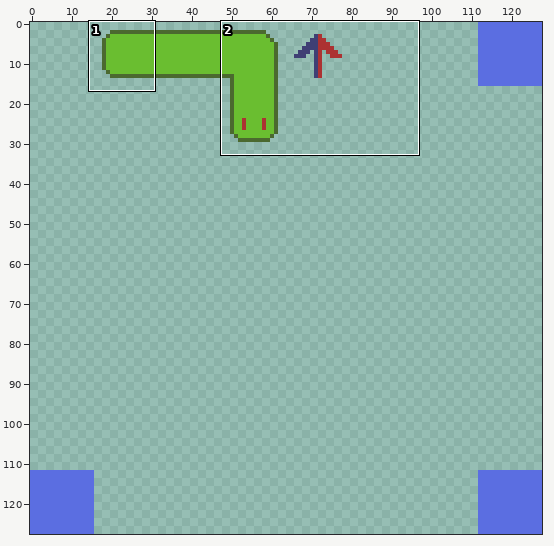
Two states of a pixel-art file, src/commonMain/resources/tiles.ase. The picture above shows the old version from afar; the outline marks the close-up.
Close-up. The starting point:
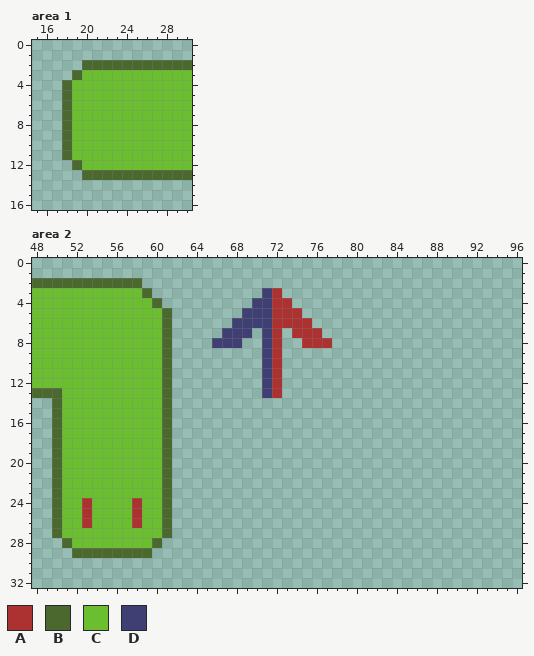
128x128 pixels, 1 frame. Shown: area 1: x 15..30, y 0..16; area 2: x 48..96, y 0..32.
Palette (. is transparent): A #ac3232  B #4b692f  C #6abe30  D #3f3f74
Pixels before, area 1, first column x 18:
 2 ..BBBBBBBBBBB
 3 .BCCCCCCCCCCC
 4 BCCCCCCCCCCCC
 5 BCCCCCCCCCCCC
 6 BCCCCCCCCCCCC
 7 BCCCCCCCCCCCC
 8 BCCCCCCCCCCCC
 9 BCCCCCCCCCCCC
10 BCCCCCCCCCCCC
11 BCCCCCCCCCCCC
12 .BCCCCCCCCCCC
13 ..BBBBBBBBBBB
Pixels before, area 2, first column x 48:
 2 BBBBBBBBBBB...................
 3 CCCCCCCCCCCB...........DA.....
 4 CCCCCCCCCCCCB.........DDAA....
 5 CCCCCCCCCCCCCB.......DDDAAA...
 6 CCCCCCCCCCCCCB......DDDDAAAA..
 7 CCCCCCCCCCCCCB.....DDD.DA.AAA.
 8 CCCCCCCCCCCCCB....DDD..DA..AAA
 9 CCCCCCCCCCCCCB.........DA.....
10 CCCCCCCCCCCCCB.........DA.....
11 CCCCCCCCCCCCCB.........DA.....
12 CCCCCCCCCCCCCB.........DA.....
13 BBBCCCCCCCCCCB.........DA.....
14 ..BCCCCCCCCCCB................
15 ..BCCCCCCCCCCB................
16 ..BCCCCCCCCCCB................
17 ..BCCCCCCCCCCB................
18 ..BCCCCCCCCCCB................
19 ..BCCCCCCCCCCB................
20 ..BCCCCCCCCCCB................
21 ..BCCCCCCCCCCB................
22 ..BCCCCCCCCCCB................
23 ..BCCCCCCCCCCB................
24 ..BCCACCCCACCB................
25 ..BCCACCCCACCB................
26 ..BCCACCCCACCB................
27 ..BCCCCCCCCCCB................
28 ...BCCCCCCCCB.................
29 ....BBBBBBBB..................
After the commit:
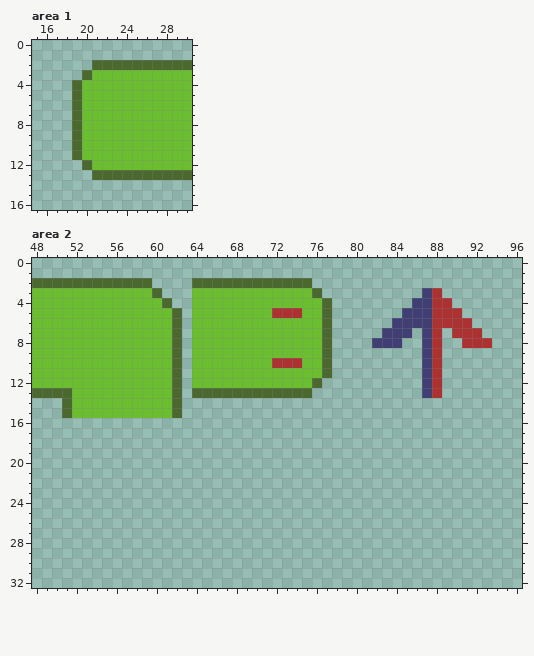
Edits made:
{"where": "area 1"}
{"y":2,"x":20,"old":"B","new":"."}
{"y":3,"x":19,"old":"BC","new":".B"}
{"y":4,"x":18,"old":"BC","new":".B"}
{"y":5,"x":18,"old":"BC","new":".B"}
{"y":6,"x":18,"old":"BC","new":".B"}
{"y":7,"x":18,"old":"BC","new":".B"}
{"y":8,"x":18,"old":"BC","new":".B"}
{"y":9,"x":18,"old":"BC","new":".B"}
{"y":10,"x":18,"old":"BC","new":".B"}
{"y":11,"x":18,"old":"BC","new":".B"}
{"y":12,"x":19,"old":"BC","new":".B"}
{"y":13,"x":20,"old":"B","new":"."}
{"where": "area 2"}
{"y":2,"x":59,"old":".","new":"B"}
{"y":2,"x":64,"old":"............","new":"BBBBBBBBBBBB"}
{"y":3,"x":59,"old":"B.","new":"CB"}
{"y":3,"x":64,"old":".......DA....","new":"CCCCCCCCCCCCB"}
{"y":3,"x":87,"old":"..","new":"DA"}
{"y":4,"x":60,"old":"B.","new":"CB"}
{"y":4,"x":64,"old":"......DDAA....","new":"CCCCCCCCCCCCCB"}
{"y":4,"x":86,"old":"....","new":"DDAA"}
{"y":5,"x":61,"old":"B.","new":"CB"}
{"y":5,"x":64,"old":".....DDD","new":"CCCCCCCC"}
{"y":5,"x":75,"old":"...","new":"CCB"}
{"y":5,"x":85,"old":"......","new":"DDDAAA"}
{"y":6,"x":61,"old":"B.","new":"CB"}
{"y":6,"x":64,"old":"....DDDDAAAA..","new":"CCCCCCCCCCCCCB"}
{"y":6,"x":84,"old":"........","new":"DDDDAAAA"}
{"y":7,"x":61,"old":"B.","new":"CB"}
{"y":7,"x":64,"old":"...DDD.DA.AAA.","new":"CCCCCCCCCCCCCB"}
{"y":7,"x":83,"old":"...","new":"DDD"}
{"y":7,"x":87,"old":"..","new":"DA"}
{"y":7,"x":90,"old":"...","new":"AAA"}
{"y":8,"x":61,"old":"B.","new":"CB"}
{"y":8,"x":64,"old":"..DDD..DA..AAA","new":"CCCCCCCCCCCCCB"}
{"y":8,"x":82,"old":"...","new":"DDD"}
{"y":8,"x":87,"old":"..","new":"DA"}
{"y":8,"x":91,"old":"...","new":"AAA"}
{"y":9,"x":61,"old":"B.","new":"CB"}
{"y":9,"x":64,"old":".......DA.....","new":"CCCCCCCCCCCCCB"}
{"y":9,"x":87,"old":"..","new":"DA"}
{"y":10,"x":61,"old":"B.","new":"CB"}
{"y":10,"x":64,"old":".......D","new":"CCCCCCCC"}
{"y":10,"x":73,"old":".....","new":"AACCB"}
{"y":10,"x":87,"old":"..","new":"DA"}
{"y":11,"x":61,"old":"B.","new":"CB"}
{"y":11,"x":64,"old":".......DA.....","new":"CCCCCCCCCCCCCB"}
{"y":11,"x":87,"old":"..","new":"DA"}
{"y":12,"x":61,"old":"B.","new":"CB"}
{"y":12,"x":64,"old":".......DA....","new":"CCCCCCCCCCCCB"}
{"y":12,"x":87,"old":"..","new":"DA"}
{"y":13,"x":51,"old":"C","new":"B"}
{"y":13,"x":61,"old":"B.","new":"CB"}
{"y":13,"x":64,"old":".......DA...","new":"BBBBBBBBBBBB"}
{"y":13,"x":87,"old":"..","new":"DA"}
{"y":14,"x":50,"old":"BC","new":".B"}
{"y":14,"x":61,"old":"B.","new":"CB"}
{"y":15,"x":50,"old":"BC","new":".B"}
{"y":15,"x":61,"old":"B.","new":"CB"}
{"y":16,"x":50,"old":"BCCCCCCCCCCB","new":"............"}
{"y":17,"x":50,"old":"BCCCCCCCCCCB","new":"............"}
{"y":18,"x":50,"old":"BCCCCCCCCCCB","new":"............"}
{"y":19,"x":50,"old":"BCCCCCCCCCCB","new":"............"}
{"y":20,"x":50,"old":"BCCCCCCCCCCB","new":"............"}
{"y":21,"x":50,"old":"BCCCCCCCCCCB","new":"............"}
{"y":22,"x":50,"old":"BCCCCCCCCCCB","new":"............"}
{"y":23,"x":50,"old":"BCCCCCCCCCCB","new":"............"}
{"y":24,"x":50,"old":"BCCACCCCACCB","new":"............"}
{"y":25,"x":50,"old":"BCCACCCCACCB","new":"............"}
{"y":26,"x":50,"old":"BCCACCCCACCB","new":"............"}
{"y":27,"x":50,"old":"BCCCCCCCCCCB","new":"............"}
{"y":28,"x":51,"old":"BCCCCCCCCB","new":".........."}
{"y":29,"x":52,"old":"BBBBBBBB","new":"........"}
{"label":"changed","picture_box":[62,60,92,180]}
{"label":"changed","picture_box":[52,278,332,558]}
{"label":"added","picture_box":[372,288,492,398]}
